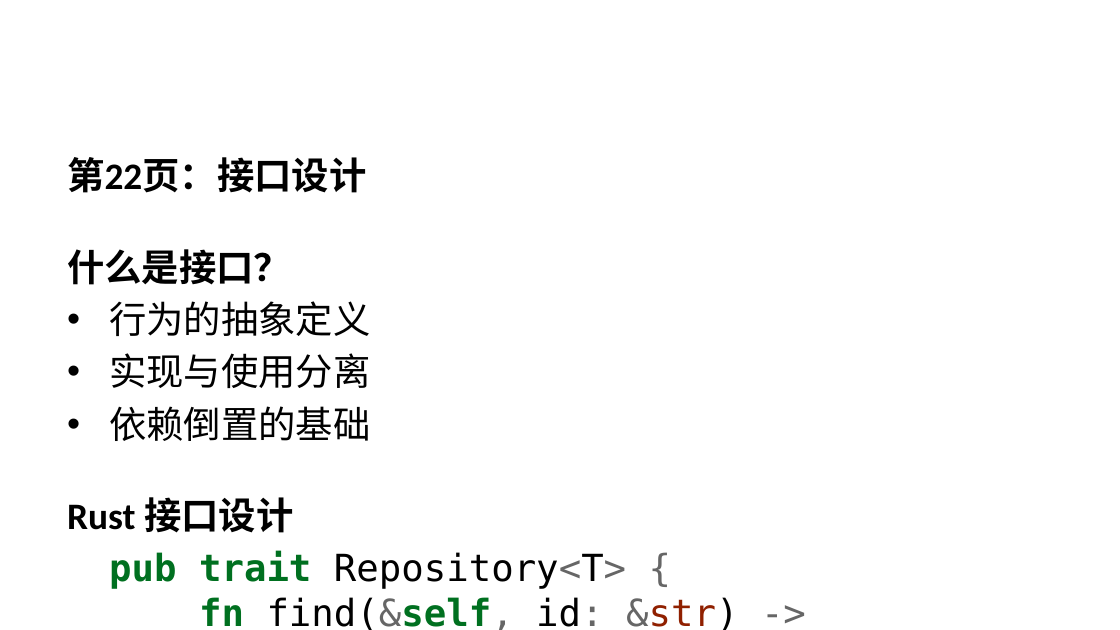
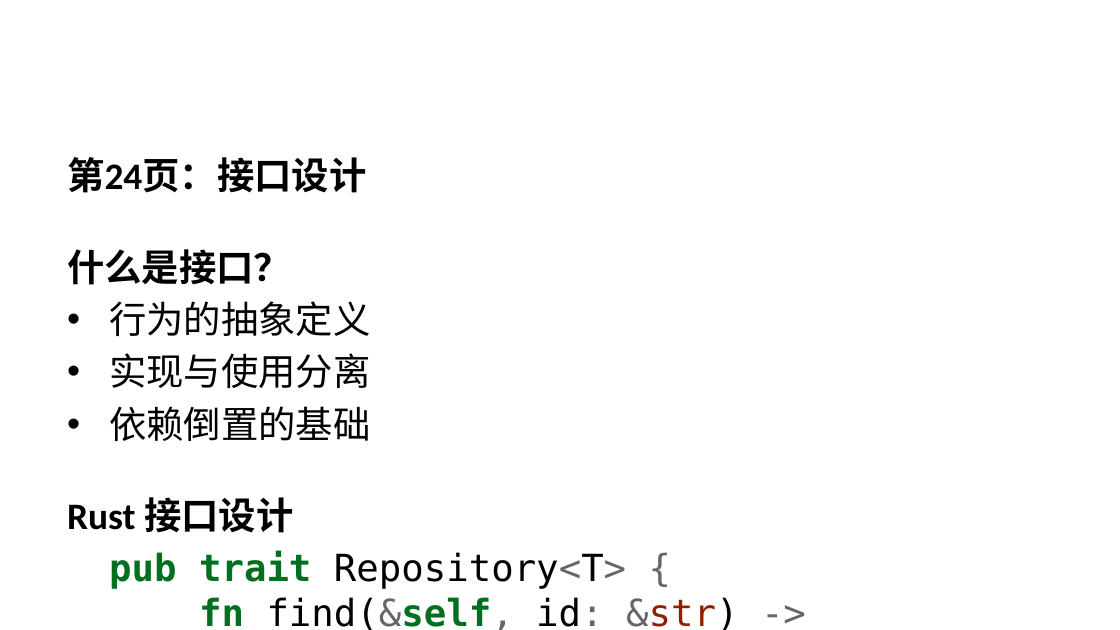
Before and after one commit to minzuuniversity/sqlrustgo, a slide deck: slide 34 of docs/教学计划/PPT/第3讲-面向对象分析设计与实现.pptx (slide 37 before the commit). Drawn at 1120x630 pixels with LibreOffice and Linux fonts; fonts in the diff are those of the drawing. Boxes give left, top, right and bottom in pixels: in the first picture for what was removed or moved away, otherwise in the second. Text is boxed around its words. In the diff, an @@ line names an element or a change of style, - is before the commit and + after.

```diff
--- a/docs/教学计划/PPT/第3讲-面向对象分析设计与实现.pptx
+++ b/docs/教学计划/PPT/第3讲-面向对象分析设计与实现.pptx
@@ text at [67,157,366,193]: text changed @@
-第22页：接口设计
+第24页：接口设计
```
Also in this commit, not shown: 25 other slides changed, 6 slides added, 9 slides removed.
